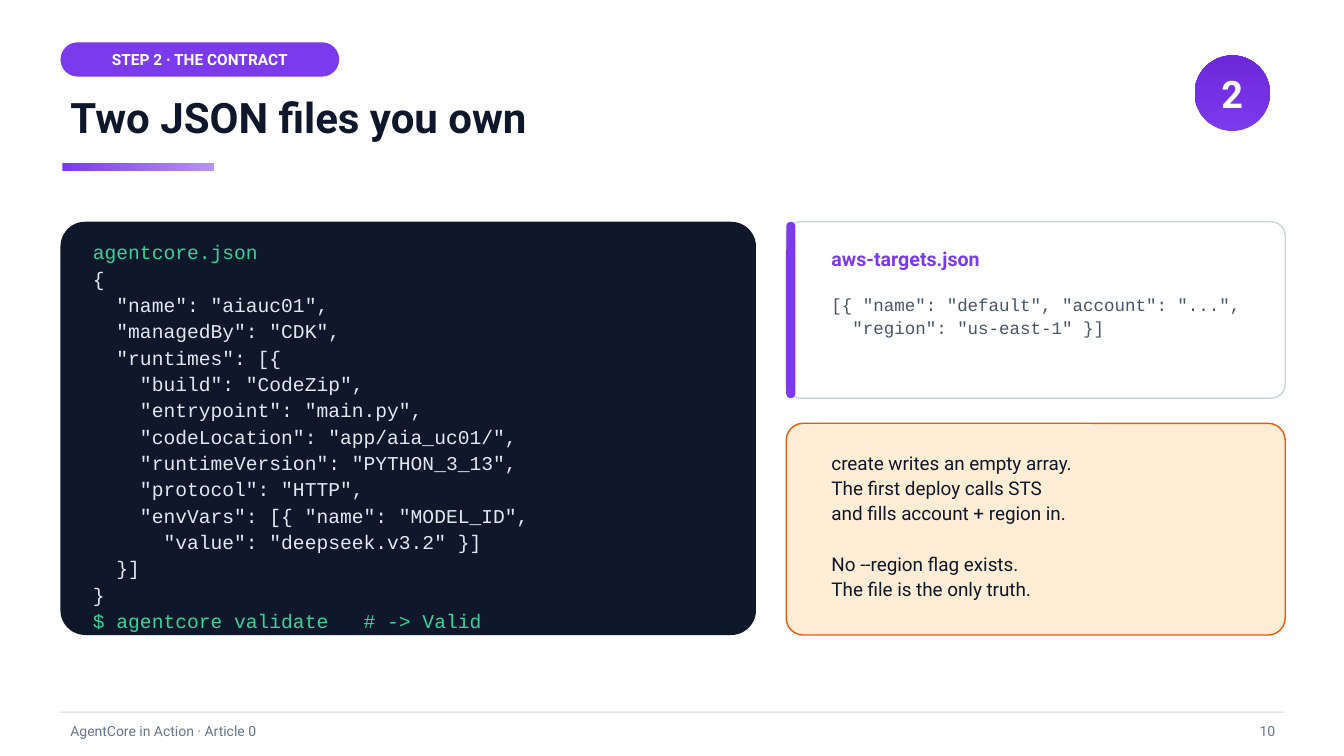
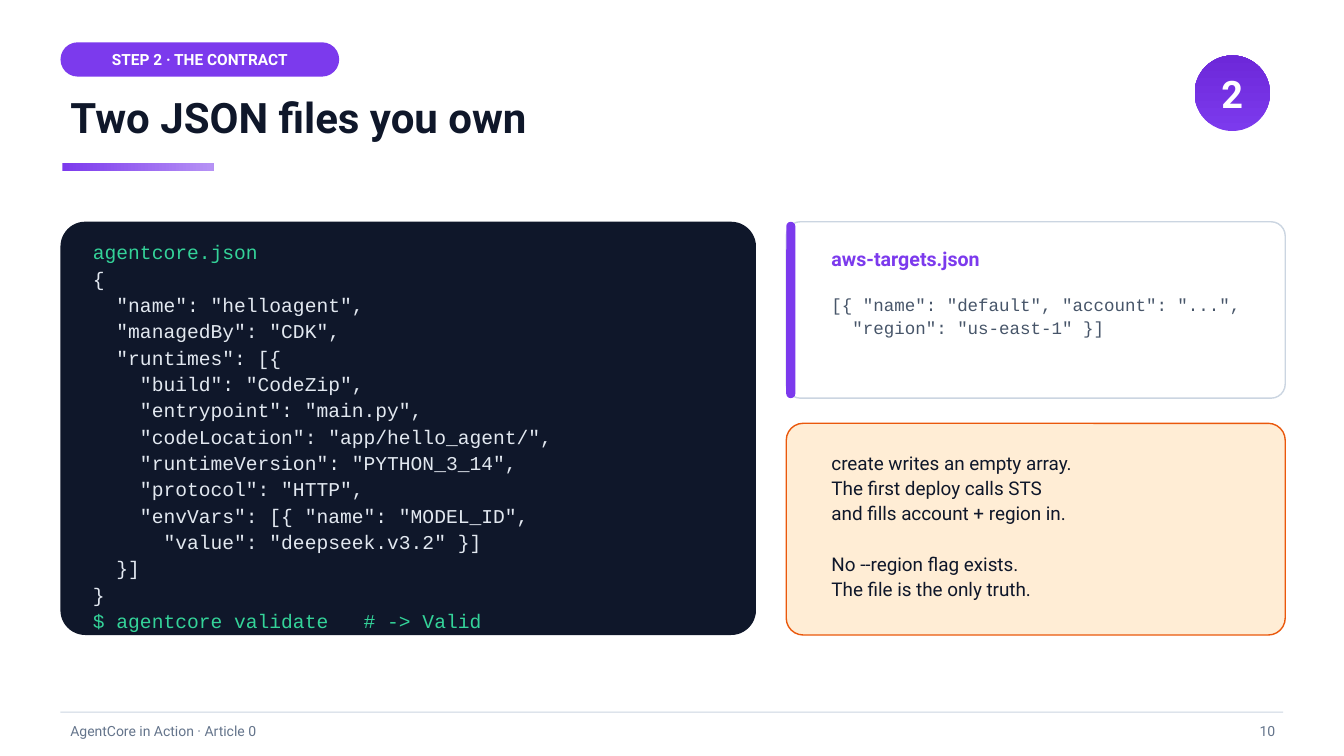
Before and after one commit to pinxiong/bedrock-agentcore-in-action, a slide deck: slide 10 of articles/decks/aws-agentcore-under-the-hood.pptx. Drawn at 1344x756 pixels with LibreOffice and Linux fonts; fonts in the diff are those of the drawing. Boxes give left, top, right and bottom in pixels: in the first picture for what was removed or moved away, otherwise in the second. Text is boxed around its words. In the diff, an @@ line names an element or a change of style, - is before the commit and + after.

```diff
--- a/articles/decks/aws-agentcore-under-the-hood.pptx
+++ b/articles/decks/aws-agentcore-under-the-hood.pptx
@@ text in rounded rectangle at [116, 298, 364, 316]: text changed @@
-"name": "aiauc01",
+"name": "helloagent",
@@ text in rounded rectangle at [140, 430, 552, 474]: text changed @@
-"codeLocation": "app/aia_uc01/",
-"runtimeVersion": "PYTHON_3_13",
+"codeLocation": "app/hello_agent/",
+"runtimeVersion": "PYTHON_3_14",
```
Also in this commit, not shown: 2 other slides changed, 10 other files.
